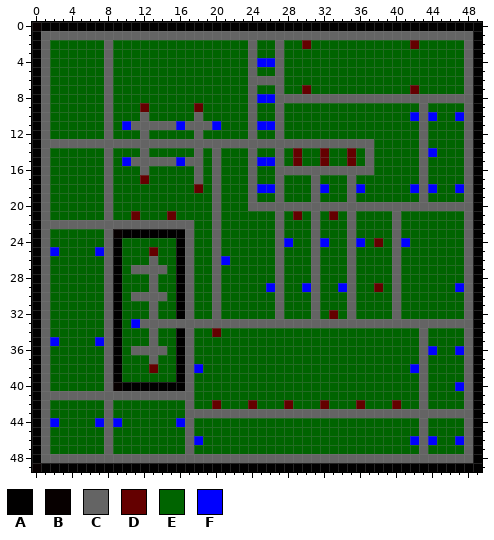
Pixel-art sprite: EmodiaQuest/EmodiaQuest/EmodiaQuestContent/maps/safeWorld_PlacementMap.png. Above is the file before it was changed.
The file is 50x50 pixels. Colours within 5 levels of each other are drawn and written as one.
Palette (. is transparent): A #010000  B #070000  C #646464  D #640000  E #006400  F #0000ff
Once edited:
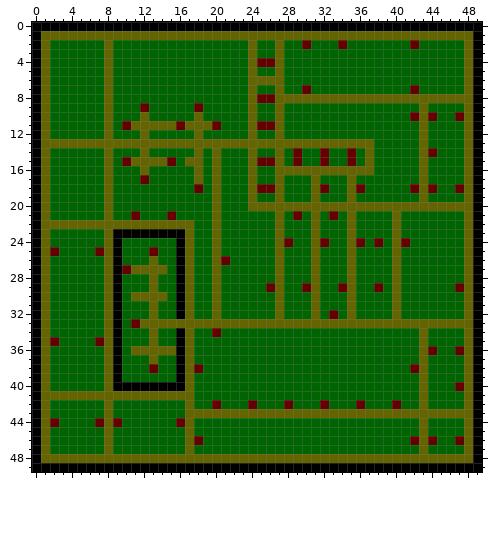
Edits made:
@@ palette @@
-C #646464
+C #646400
@@ x 0..49 @@
- 0 BAAAAAAAAAAAAAAAAAAAAAAAAAAAAAAAAAAAAAAAAAAAAAAAAA
+ 0 AAAAAAAAAAAAAAAAAAAAAAAAAAAAAAAAAAAAAAAAAAAAAAAAAA
  1 ACCCCCCCCCCCCCCCCCCCCCCCCCCCCCCCCCCCCCCCCCCCCCCCCA
- 2 ACEEEEEECEEEEEEEEEEEEEEECEECEEDEEEEEEEEEEEDEEEEECA
+ 2 ACEEEEEECEEEEEEEEEEEEEEECEECEEDEEEDEEEEEEEDEEEEECA
  3 ACEEEEEECEEEEEEEEEEEEEEECEECEEEEEEEEEEEEEEEEEEEECA
- 4 ACEEEEEECEEEEEEEEEEEEEEECFFCEEEEEEEEEEEEEEEEEEEECA
+ 4 ACEEEEEECEEEEEEEEEEEEEEECDDCEEEEEEEEEEEEEEEEEEEECA
  5 ACEEEEEECEEEEEEEEEEEEEEECEECEEEEEEEEEEEEEEEEEEEECA
@@ x 0..49 @@
  7 ACEEEEEECEEEEEEEEEEEEEEECEECEEDEEEEEEEEEEEDEEEEECA
- 8 ACEEEEEECEEEEEEEEEEEEEEECFFCCCCCCCCCCCCCCCCCCCCCCA
+ 8 ACEEEEEECEEEEEEEEEEEEEEECDDCCCCCCCCCCCCCCCCCCCCCCA
  9 ACEEEEEECEEEDEEEEEDEEEEECEECEEEEEEEEEEEEEEECEEEECA
-10 ACEEEEEECEEECEEEEECEEEEECEECEEEEEEEEEEEEEEFCFEEFCA
-11 ACEEEEEECEFCCCCCFCCCFEEECFFCEEEEEEEEEEEEEEECEEEECA
+10 ACEEEEEECEEECEEEEECEEEEECEECEEEEEEEEEEEEEEDCDEEDCA
+11 ACEEEEEECEDCCCCCDCCCDEEECDDCEEEEEEEEEEEEEEECEEEECA
 12 ACEEEEEECEEECEEEEECEEEEECEECEEEEEEEEEEEEEEECEEEECA
 13 ACCCCCCCCCCCCCCCCCCCCCCCCCCCCCCCCCCCCCEEEEECEEEECA
-14 ACEEEEEECEEECEEEEECECEEECEECEDEEDEEDECEEEEECFEEECA
-15 ACEEEEEECEFCCCCCFCCECEEECFFCEDEEDEEDECEEEEECEEEECA
+14 ACEEEEEECEEECEEEEECECEEECEECEDEEDEEDECEEEEECDEEECA
+15 ACEEEEEECEDCCCCDECCECEEECDDCEDEEDEEDECEEEEECEEEECA
 16 ACEEEEEECEEECEEEEECECEEECEECCCCCCCCCCCEEEEECEEEECA
 17 ACEEEEEECEEEDEEEEECECEEECEECEEECEEECEEEEEEECEEEECA
-18 ACEEEEEECEEEEEEEEEDECEEECFFCEEECFEECFEEEEEFCFEEFCA
+18 ACEEEEEECEEEEEEEEEDECEEECDDCEEECDEECDEEEEEDCDEEDCA
 19 ACEEEEEECEEEEEEEEEEECEEECEECEEECEEECEEEEEEECEEEECA
@@ x 0..49 @@
 22 ACCCCCCCCCCCCCCCCCEECEEEEEECEEECEEECEEEECEEEEEEECA
-23 ACEEEEEECBAAAAAAACEECEEEEEECEEECEEECEEEECEEEEEEECA
-24 ACEEEEEECAEEEEEEACEECEEEEEECFEECFEECFEDECFEEEEEECA
-25 ACFEEEEFCAEEEDEEACEECEEEEEECEEECEEECEEEECEEEEEEECA
-26 ACEEEEEECAEEECEEACEECFEEEEECEEECEEECEEEECEEEEEEECA
-27 ACEEEEEECAECCCCEACEECEEEEEECEEECEEECEEEECEEEEEEECA
+23 ACEEEEEECAAAAAAAACEECEEEEEECEEECEEECEEEECEEEEEEECA
+24 ACEEEEEECAEEEEEEACEECEEEEEECDEECDEECDEDECDEEEEEECA
+25 ACDEEEEDCAEEEDEEACEECEEEEEECEEECEEECEEEECEEEEEEECA
+26 ACEEEEEECAEEECEEACEECDEEEEECEEECEEECEEEECEEEEEEECA
+27 ACEEEEEECADCCCCEACEECEEEEEECEEECEEECEEEECEEEEEEECA
 28 ACEEEEEECAEEECEEACEECEEEEEECEEECEEECEEEECEEEEEEECA
-29 ACEEEEEECAEEECEEACEECEEEEEFCEEFCEEFCEEDECEEEEEEFCA
+29 ACEEEEEECAEEECEEACEECEEEEEDCEEDCEEDCEEDECEEEEEEDCA
 30 ACEEEEEECAECCCCEACEECEEEEEECEEECEEECEEEECEEEEEEECA
@@ x 0..49 @@
 32 ACEEEEEECAEEECEEACEECEEEEEECEEECEDECEEEECEEEEEEECA
-33 ACEEEEEECAEFCCCCCCCCCCCCCCCCCCCCCCCCCCCCCCCCCCCCCA
+33 ACEEEEEECAEDCCCCCCCCCCCCCCCCCCCCCCCCCCCCCCCCCCCCCA
 34 ACEEEEEECAEEECEEACEEDEEEEEEEEEEEEEEEEEEEEEECEEEECA
-35 ACFEEEEFCAEEECEEACEEEEEEEEEEEEEEEEEEEEEEEEECEEEECA
-36 ACEEEEEECAECCCCEACEEEEEEEEEEEEEEEEEEEEEEEEECFEEFCA
+35 ACDEEEEDCAEEECEEACEEEEEEEEEEEEEEEEEEEEEEEEECEEEECA
+36 ACEEEEEECAECCCCCACEEEEEEEEEEEEEEEEEEEEEEEEECDEEDCA
 37 ACEEEEEECAEEECEEACEEEEEEEEEEEEEEEEEEEEEEEEECEEEECA
-38 ACEEEEEECAEEEDEEACFEEEEEEEEEEEEEEEEEEEEEEEFCEEEECA
+38 ACEEEEEECAEEEDEEACDEEEEEEEEEEEEEEEEEEEEEEEDCEEEECA
 39 ACEEEEEECAEEEEEEACEEEEEEEEEEEEEEEEEEEEEEEEECEEEECA
-40 ACEEEEEECBAAAAAAACEEEEEEEEEEEEEEEEEEEEEEEEECEEEFCA
+40 ACEEEEEECAAAAAAAACEEEEEEEEEEEEEEEEEEEEEEEEECEEEDCA
 41 ACCCCCCCCCCCCCCCCCEEEEEEEEEEEEEEEEEEEEEEEEECEEEECA
@@ x 0..49 @@
 43 ACEEEEEECEEEEEEEECCCCCCCCCCCCCCCCCCCCCCCCCCCCCCCCA
-44 ACFEEEEFCFEEEEEEFCEEEEEEEEEEEEEEEEEEEEEEEEECEEEECA
+44 ACDEEEEDCDEEEEEEDCEEEEEEEEEEEEEEEEEEEEEEEEECEEEECA
 45 ACEEEEEECEEEEEEEECEEEEEEEEEEEEEEEEEEEEEEEEECEEEECA
-46 ACEEEEEECEEEEEEEECFEEEEEEEEEEEEEEEEEEEEEEEFCFEEFCA
+46 ACEEEEEECEEEEEEEECDEEEEEEEEEEEEEEEEEEEEEEEDCDEEDCA
 47 ACEEEEEECEEEEEEEECEEEEEEEEEEEEEEEEEEEEEEEEECEEEECA
 48 ACCCCCCCCCCCCCCCCCCCCCCCCCCCCCCCCCCCCCCCCCCCCCCCCA
-49 BAAAAAAAAAAAAAAAAAAAAAAAAAAAAAAAAAAAAAAAAAAAAAAAAA
+49 AAAAAAAAAAAAAAAAAAAAAAAAAAAAAAAAAAAAAAAAAAAAAAAAAA
Where, in picture pixels (left, top, right, bottom), the same in both pictures:
changed: (32, 22, 473, 472)
